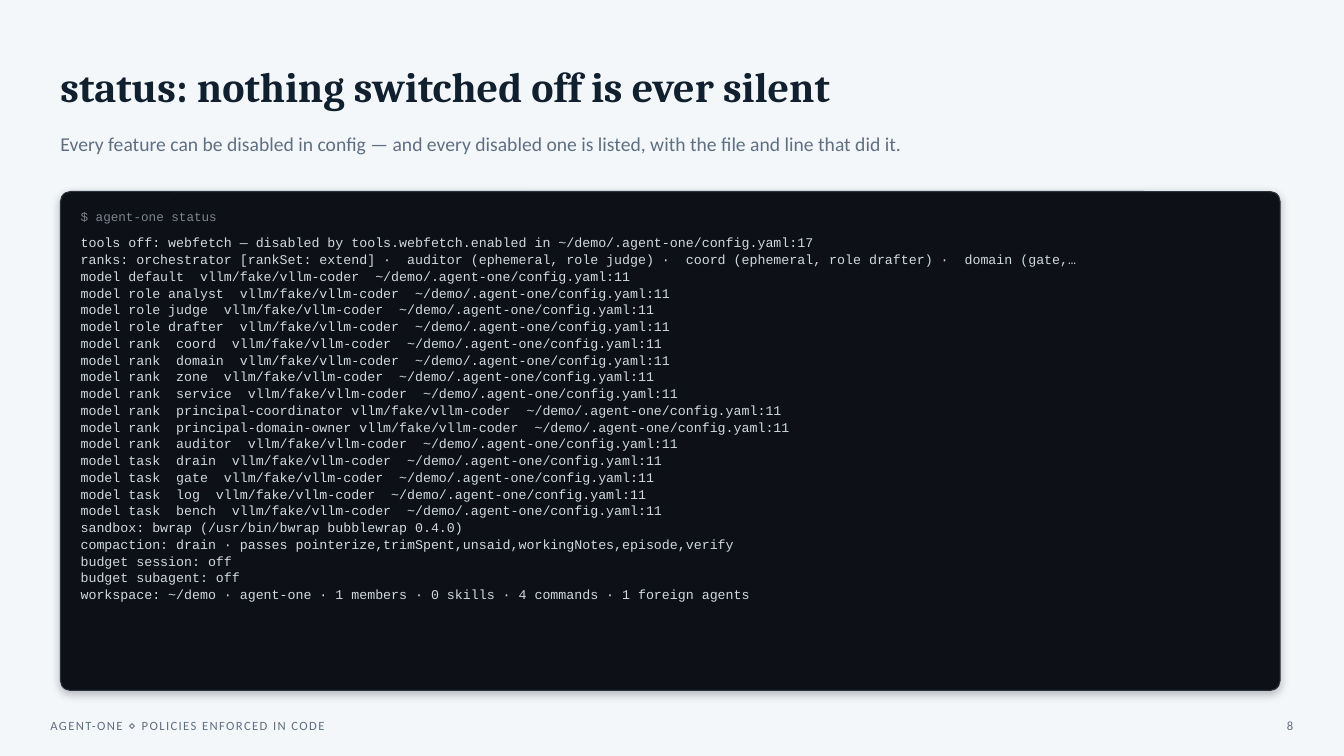
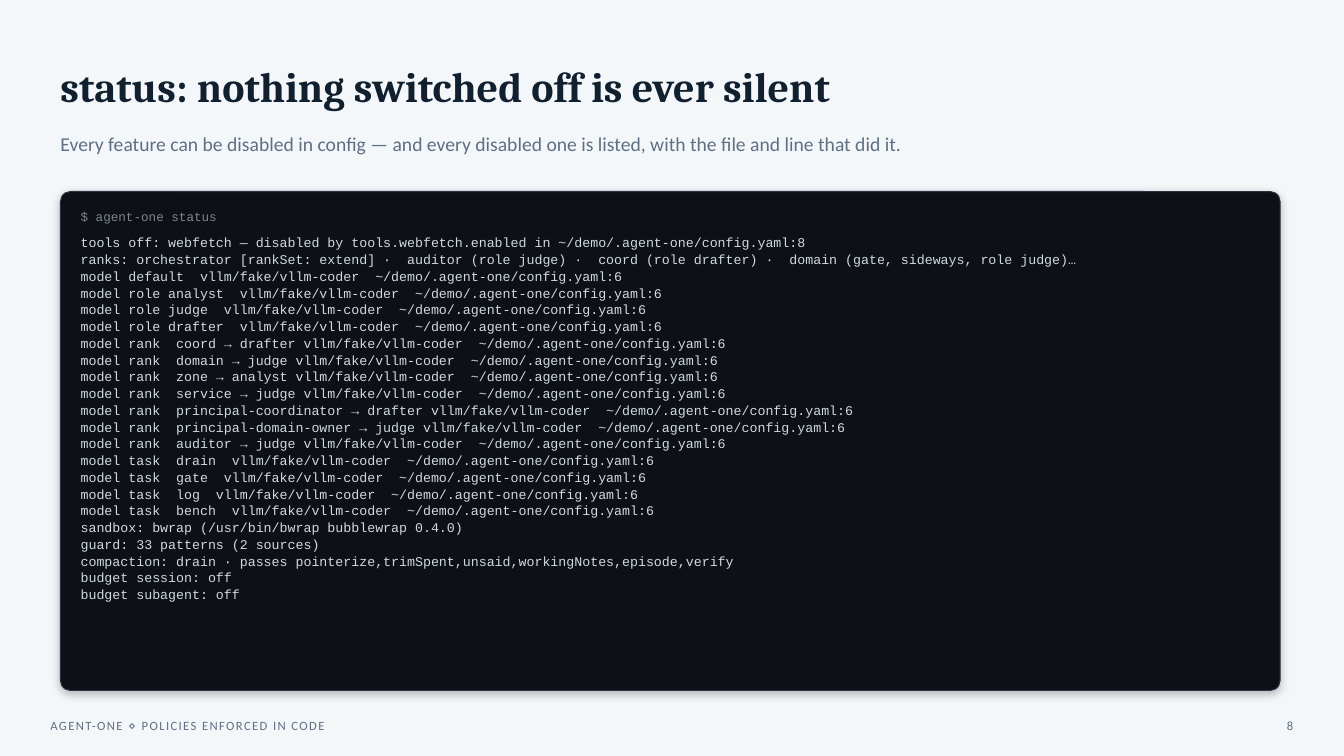
Before and after one commit to Kaginari/agent-one, a slide deck: slide 8 of presentations/agent-one-binary.pptx. Drawn at 1344x756 pixels with LibreOffice and Linux fonts; fonts in the diff are those of the drawing. Boxes give left, top, right and bottom in pixels: in the first picture for what was removed or moved away, otherwise in the second. Text is boxed around its words. In the diff, an @@ line names an element or a change of style, - is before the commit and + after.

```diff
--- a/presentations/agent-one-binary.pptx
+++ b/presentations/agent-one-binary.pptx
@@ text at bbox=[81, 238, 1076, 518]: text changed @@
-tools off: webfetch — disabled by tools.webfetch.enabled in ~/demo/.agent-one/config.yaml:17
-ranks: orchestrator [rankSet: extend] · auditor (ephemeral, role judge) · coord (ephemeral, role drafter) · domain (gate,…
-model default vllm/fake/vllm-coder ~/demo/.agent-one/config.yaml:11
-model role analyst vllm/fake/vllm-coder ~/demo/.agent-one/config.yaml:11
-model role judge vllm/fake/vllm-coder ~/demo/.agent-one/config.yaml:11
-model role drafter vllm/fake/vllm-coder ~/demo/.agent-one/config.yaml:11
-model rank coord vllm/fake/vllm-coder ~/demo/.agent-one/config.yaml:11
-model rank domain vllm/fake/vllm-coder ~/demo/.agent-one/config.yaml:11
-model rank zone vllm/fake/vllm-coder ~/demo/.agent-one/config.yaml:11
-model rank service vllm/fake/vllm-coder ~/demo/.agent-one/config.yaml:11
-model rank principal-coordinator vllm/fake/vllm-coder ~/demo/.agent-one/config.yaml:11
-model rank principal-domain-owner vllm/fake/vllm-coder ~/demo/.agent-one/config.yaml:11
-model rank auditor vllm/fake/vllm-coder ~/demo/.agent-one/config.yaml:11
-model task drain vllm/fake/vllm-coder ~/demo/.agent-one/config.yaml:11
-model task gate vllm/fake/vllm-coder ~/demo/.agent-one/config.yaml:11
-model task log vllm/fake/vllm-coder ~/demo/.agent-one/config.yaml:11
-model task bench vllm/fake/vllm-coder ~/demo/.agent-one/config.yaml:11
+tools off: webfetch — disabled by tools.webfetch.enabled in ~/demo/.agent-one/config.yaml:8
+ranks: orchestrator [rankSet: extend] · auditor (role judge) · coord (role drafter) · domain (gate, sideways, role judge)…
+model default vllm/fake/vllm-coder ~/demo/.agent-one/config.yaml:6
+model role analyst vllm/fake/vllm-coder ~/demo/.agent-one/config.yaml:6
+model role judge vllm/fake/vllm-coder ~/demo/.agent-one/config.yaml:6
+model role drafter vllm/fake/vllm-coder ~/demo/.agent-one/config.yaml:6
+model rank coord → drafter vllm/fake/vllm-coder ~/demo/.agent-one/config.yaml:6
+model rank domain → judge vllm/fake/vllm-coder ~/demo/.agent-one/config.yaml:6
+model rank zone → analyst vllm/fake/vllm-coder ~/demo/.agent-one/config.yaml:6
+model rank service → judge vllm/fake/vllm-coder ~/demo/.agent-one/config.yaml:6
+model rank principal-coordinator → drafter vllm/fake/vllm-coder ~/demo/.agent-one/config.yaml:6
+model rank principal-domain-owner → judge vllm/fake/vllm-coder ~/demo/.agent-one/config.yaml:6
+model rank auditor → judge vllm/fake/vllm-coder ~/demo/.agent-one/config.yaml:6
+model task drain vllm/fake/vllm-coder ~/demo/.agent-one/config.yaml:6
+model task gate vllm/fake/vllm-coder ~/demo/.agent-one/config.yaml:6
+model task log vllm/fake/vllm-coder ~/demo/.agent-one/config.yaml:6
+model task bench vllm/fake/vllm-coder ~/demo/.agent-one/config.yaml:6
@@ text at bbox=[81, 539, 320, 552]: paragraph added @@
+guard: 33 patterns (2 sources)
@@ text at bbox=[81, 590, 750, 602]: paragraph removed @@
-workspace: ~/demo · agent-one · 1 members · 0 skills · 4 commands · 1 foreign agents
```
Also in this commit, not shown: 11 other slides changed, 1 slide added, 1 slide removed, 3 other files.
